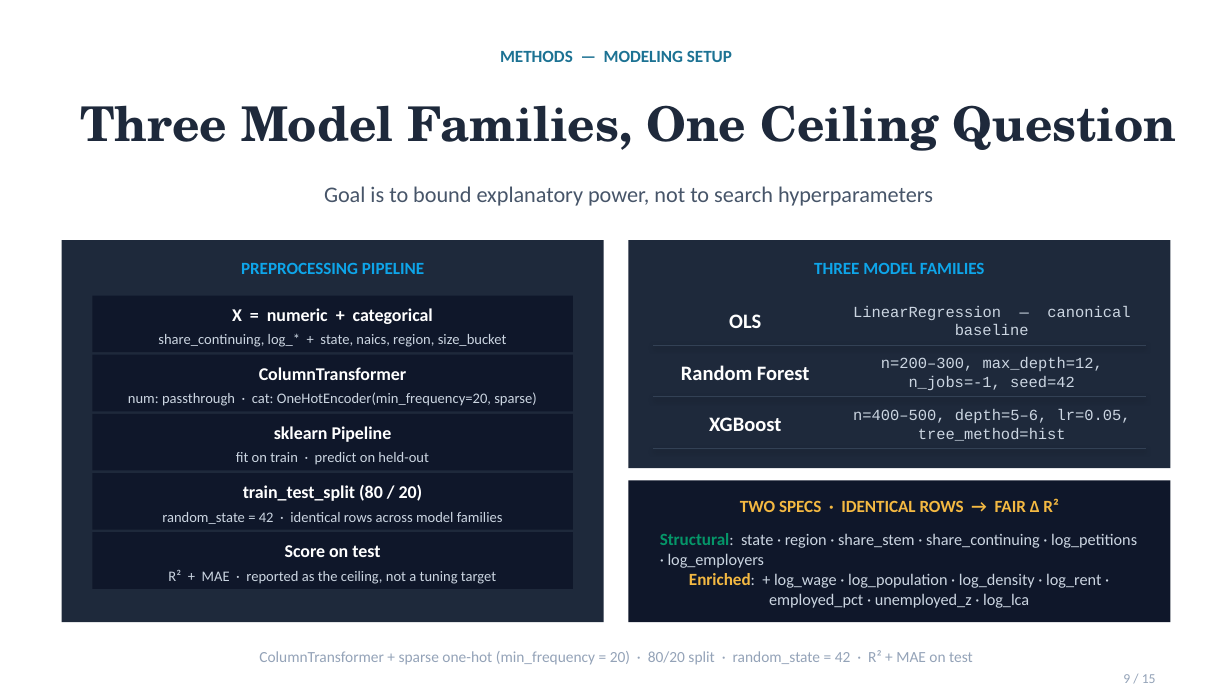
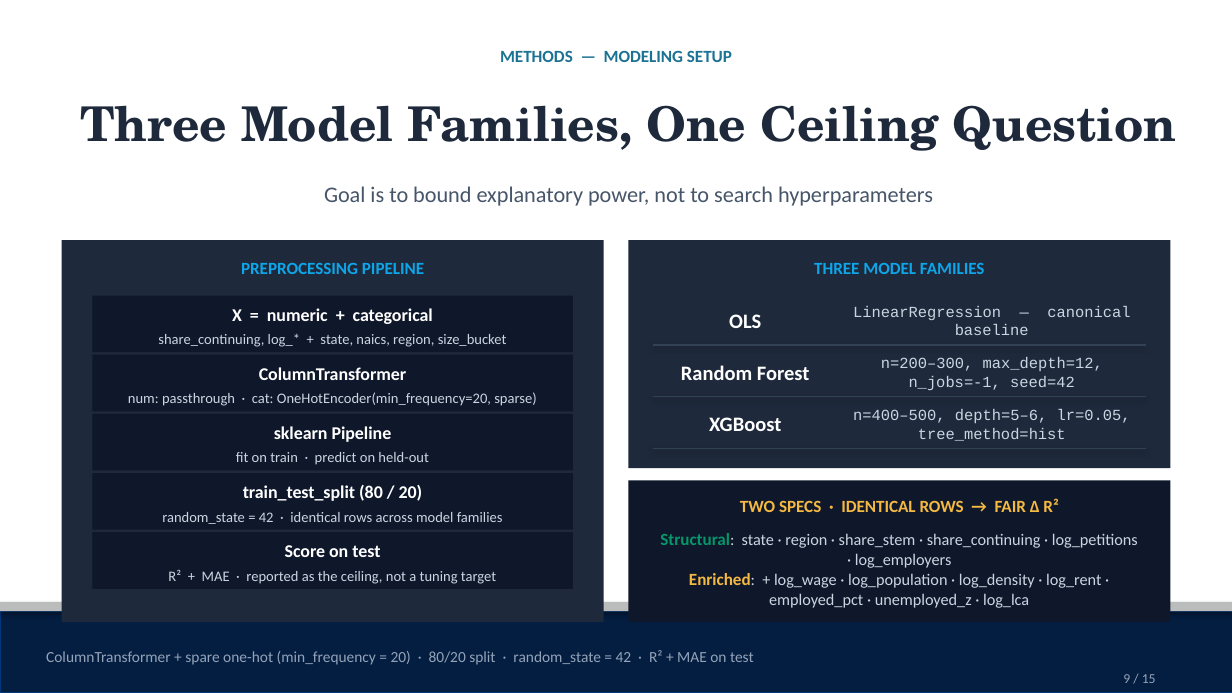
Before and after one commit to AdamXiaoRose/Massive-Data-Project2, a slide deck: slide 9 of slides/Massive Data Final Project.pptx. Drawn at 1232x693 pixels with LibreOffice and Linux fonts; fonts in the diff are those of the drawing; background and template pictures are left out. Boxes give left, top, right and bottom in pixels: in the first picture for what was removed or moved away, otherwise in the second. Text is boxed around its words. In the diff, an @@ line names an element or a change of style, - is before the commit and + after.

```diff
--- a/slides/Massive Data Final Project.pptx
+++ b/slides/Massive Data Final Project.pptx
@@ rectangle added at [0, 611, 1232, 692], fill #041E42, outline #00387C 0.75 pt @@
@@ rectangle added at [0, 602, 1232, 612], fill #BBBCBC @@
@@ text at [46, 650, 754, 665]: text changed @@
-ColumnTransformer + sparse one-hot (min_frequency = 20) · 80/20 split · random_state = 42 · R² + MAE on test
+ColumnTransformer + spare one-hot (min_frequency = 20) · 80/20 split · random_state = 42 · R² + MAE on test
```
Also in this commit, not shown: 11 other slides changed, 4 other files.
